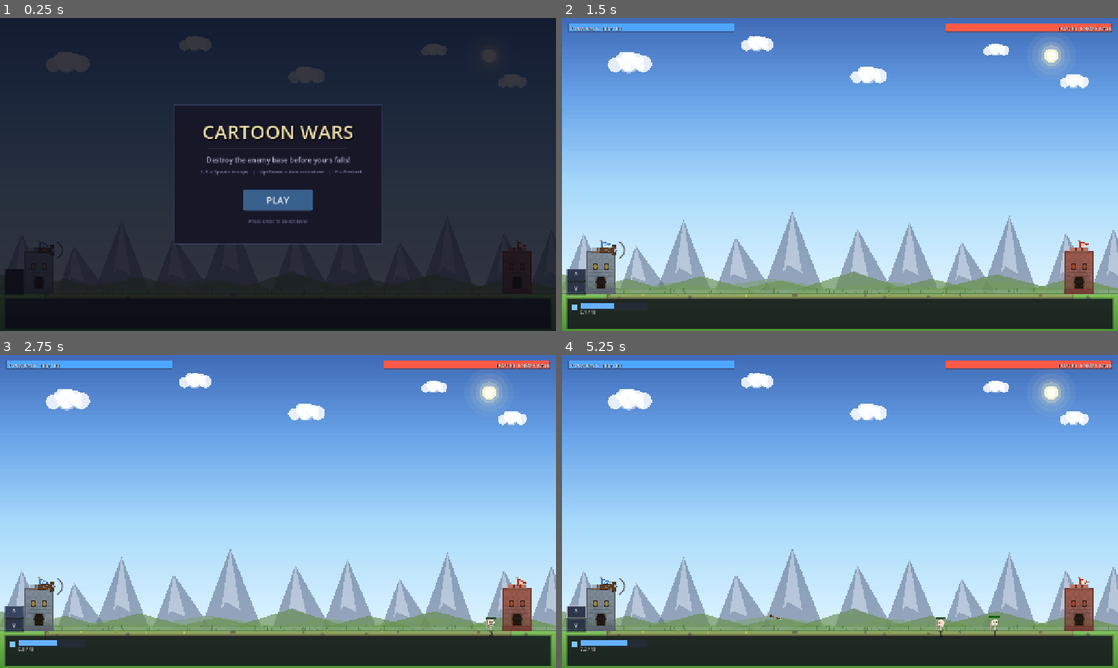
Above: before the commit, frames 1-4 (two rows, left to right).
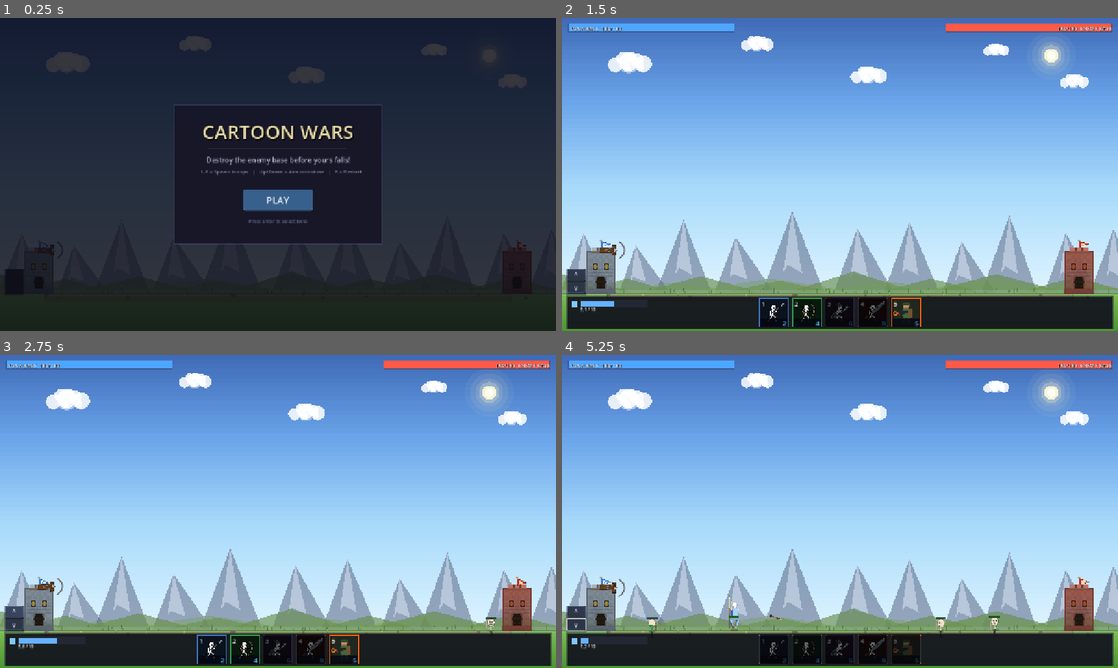
Above: after the commit, the same moments.

Repository: Caspian-X/cartoon-wars
Game: Godot game, scene res://scenes/main.tscn
Two runs of this game, one before a commit and one after it. Both use one fixed random seed, a clock stepped at 60 frames per second and the inputs below.
Inputs (mouse positions are in pixels of both pictures, inside the frame that each line leads up to):
- Up to frame 1 (0.25 s): no input
- Up to frame 2 (1.5 s): click "PLAY" at 0.5 s; click "The Beginning Repel the enemy…" at 1.25 s
- Up to frame 3 (2.75 s): click "^" at 2 s
- Up to frame 4 (5.25 s): click (773, 649) at 2.77 s; click "v" at 3.5 s; click (806, 649) at 4.27 s; tap Enter at 5, 5.1 s; move the mouse to (962, 495) at 5.02 s; hold Up from 5.03 s (still down); click (962, 495) at 5.17 s

The runs differ from the first frame. In frame 1, 0.4% of the frame differs, in the area x 1-99%, y 89-92%; in frame 2, 2.8%; in frame 3, 2.8%; in frame 4, 3.5%, in the area x 0-100%, y 71-99%.

Commit message:
added troop bar on the bottom

Diff:
--- /dev/null
+++ b/assets/sprites/flamer_portrait.svg
@@ -0,0 +1,12 @@
+<svg xmlns="http://www.w3.org/2000/svg" width="128" height="128" viewBox="0 0 128 128">
+  <rect width="128" height="128" fill="#20271f"/>
+  <circle cx="65" cy="34" r="16" fill="#c58c64"/>
+  <path d="M45 29h40l-5-13H51z" fill="#30482b"/>
+  <rect x="48" y="44" width="35" height="48" rx="8" fill="#49633b"/>
+  <rect x="80" y="47" width="17" height="43" rx="5" fill="#78502d"/>
+  <path d="M51 91h13v27H48zM69 91h13l3 27H70z" fill="#334d31"/>
+  <path d="M45 55l-19 14 5 8 23-9z" fill="#c58c64"/>
+  <rect x="20" y="62" width="52" height="14" rx="6" fill="#20262a" transform="rotate(-7 20 62)"/>
+  <rect x="11" y="63" width="17" height="13" rx="3" fill="#a73b20"/>
+  <circle cx="12" cy="70" r="8" fill="none" stroke="#d88b32" stroke-width="4"/>
+</svg>
--- a/scripts/hud.gd
+++ b/scripts/hud.gd
@@ -19,6 +19,7 @@
 var _mana_border: ColorRect
 var _mana_fill: ColorRect
 var _mana_label: Label
+var _bottom_tray: Control
 var _troop_buttons: Array = []
 var _menu_overlay: Control
 var _level_select_overlay: Control
@@ -31,6 +32,15 @@
 
 const VIEW_W := 1280.0
 const VIEW_H := 720.0
+const GROUND_Y := 634.0
+
+const TROOP_TILE_IMAGES := {
+	"spearman": "res://assets/sprites/spearman.png",
+	"bowman": "res://assets/sprites/bowman.png",
+	"wizard": "res://assets/sprites/wizard.png",
+	"broadsword": "res://assets/sprites/broadsword.png",
+	"soldier_flamethrower": "res://assets/sprites/flamer_portrait.svg",
+}
 
 
 func set_troop_data(arr: Array) -> void:
@@ -112,34 +122,34 @@
 
 
 func _build_bottom_tray() -> void:
-	var tray_y: float = VIEW_H - 72.0
-	var tray_h: float = 64.0
-
-	var tray := _styled_panel(Vector2(10.0, tray_y - 4.0), Vector2(VIEW_W - 20.0, tray_h + 8.0), Color(0.06, 0.06, 0.10, 0.75), Color(0.15, 0.15, 0.22, 0.4), 2.0)
-	_root.add_child(tray)
+	var tray_y: float = GROUND_Y + 4.0
+	var tray_h: float = VIEW_H - tray_y - 4.0
+
+	_bottom_tray = _styled_panel(Vector2(10.0, tray_y), Vector2(VIEW_W - 20.0, tray_h), Color(0.06, 0.06, 0.10, 0.82), Color(0.15, 0.15, 0.22, 0.55), 2.0)
+	_root.add_child(_bottom_tray)
 
 	_mana_icon = ColorRect.new()
 	_mana_icon.position = Vector2(12.0, 14.0)
 	_mana_icon.size = Vector2(14.0, 14.0)
 	_mana_icon.color = Color(0.50, 0.78, 1.0)
-	tray.add_child(_mana_icon)
+	_bottom_tray.add_child(_mana_icon)
 	var mana_border := ColorRect.new()
 	mana_border.position = Vector2(32.0, 10.0)
 	mana_border.size = Vector2(154.0, 18.0)
 	mana_border.color = Color(0.15, 0.18, 0.25, 0.6)
-	tray.add_child(mana_border)
+	_bottom_tray.add_child(mana_border)
 	_mana_fill = ColorRect.new()
 	_mana_fill.position = Vector2(34.0, 12.0)
 	_mana_fill.size = Vector2(150.0, 14.0)
 	_mana_fill.color = Color(0.40, 0.70, 1.0)
-	tray.add_child(_mana_fill)
-	_mana_label = _make_label(tray, Vector2(32.0, 26.0), 150.0, 10)
+	_bottom_tray.add_child(_mana_fill)
+	_mana_label = _make_label(_bottom_tray, Vector2(32.0, 26.0), 150.0, 10)
 
 	var n: int = _troop_data.size()
-	var bw: float = 80.0
-	var gap: float = 12.0
+	var bw: float = 68.0
+	var gap: float = 8.0
 	var total_w: float = n * bw + (n - 1) * gap
-	var start_x: float = (VIEW_W - total_w) * 0.5
+	var start_x: float = (VIEW_W - 20.0 - total_w) * 0.5
 
 	var btn_colors := [
 		Color(0.25, 0.45, 0.75),
@@ -153,37 +163,53 @@
 		var d: Dictionary = _troop_data[i]
 		var col: Color = btn_colors[i] if i < btn_colors.size() else Color(0.3, 0.3, 0.4)
 		var btn_container := _styled_panel(
-			Vector2(start_x + i * (bw + gap), 6.0),
-			Vector2(bw, 50.0),
-			Color(col.r * 0.15, col.g * 0.15, col.b * 0.15, 0.85),
-			col * 0.6,
-			1.5
+			Vector2(start_x + i * (bw + gap), 5.0),
+			Vector2(bw, bw),
+			Color(col.r * 0.12, col.g * 0.12, col.b * 0.12, 0.96),
+			col,
+			2.0
 		)
+		btn_container.clip_contents = true
+		_bottom_tray.add_child(btn_container)
+
+		var image := TextureRect.new()
+		image.position = Vector2(4.0, 4.0)
+		image.size = Vector2(bw - 8.0, bw - 8.0)
+		image.expand_mode = TextureRect.EXPAND_IGNORE_SIZE
+		image.stretch_mode = TextureRect.STRETCH_KEEP_ASPECT_CENTERED
+		image.mouse_filter = Control.MOUSE_FILTER_IGNORE
+		var image_path: String = String(TROOP_TILE_IMAGES.get(String(d.get("key", "")), ""))
+		if not image_path.is_empty():
+			image.texture = load(image_path)
+		btn_container.add_child(image)
+
+		var shade := ColorRect.new()
+		shade.position = Vector2(2.0, bw - 20.0)
+		shade.size = Vector2(bw - 4.0, 18.0)
+		shade.color = Color(0.02, 0.03, 0.07, 0.82)
+		shade.mouse_filter = Control.MOUSE_FILTER_IGNORE
+		btn_container.add_child(shade)
+
+		var key_label := _make_label(btn_container, Vector2(5.0, 3.0), 18.0, 15)
+		key_label.text = str(i + 1)
+		key_label.add_theme_color_override("font_color", Color.WHITE)
+		key_label.mouse_filter = Control.MOUSE_FILTER_IGNORE
+
+		var cost_label := _make_label(btn_container, Vector2(5.0, bw - 20.0), bw - 10.0, 15)
+		cost_label.text = str(int(d.get("cost", 0)))
+		cost_label.horizontal_alignment = HORIZONTAL_ALIGNMENT_RIGHT
+		cost_label.add_theme_color_override("font_color", Color(0.35, 0.72, 1.0))
+		cost_label.mouse_filter = Control.MOUSE_FILTER_IGNORE
 		var btn := Button.new()
 		btn.set_anchors_preset(Control.PRESET_FULL_RECT)
-		btn.text = "%s\n%d" % [String(d.get("name", "?")), int(d.get("cost", 0))]
-		btn.add_theme_font_size_override("font_size", 12)
-		btn.add_theme_color_override("font_color", Color(0.9, 0.9, 0.95))
-		btn.add_theme_color_override("font_color_disabled", Color(0.4, 0.4, 0.5))
+		btn.tooltip_text = "%d: %s (%d mana)" % [i + 1, String(d.get("name", "?")), int(d.get("cost", 0))]
 		btn.add_theme_stylebox_override("normal", _empty_sb())
-		btn.add_theme_stylebox_override("pressed", _empty_sb())
-		btn.add_theme_stylebox_override("hover", _empty_sb())
-		btn.add_theme_stylebox_override("disabled", _empty_sb())
+		btn.add_theme_stylebox_override("pressed", _btn_sb(Color(0.25, 0.55, 0.9, 0.28), Color(0.45, 0.8, 1.0, 0.8)))
+		btn.add_theme_stylebox_override("hover", _btn_sb(Color(0.3, 0.65, 1.0, 0.15), Color(0.5, 0.82, 1.0, 0.75)))
+		btn.add_theme_stylebox_override("disabled", _btn_sb(Color(0.02, 0.02, 0.03, 0.62), Color(0.18, 0.18, 0.22, 0.9)))
 		btn.pressed.connect(_on_troop_btn.bind(i))
 		btn_container.add_child(btn)
 		_troop_buttons.append(btn)
-
-		if i < _troop_data.size():
-			var lbl := _make_label(btn_container, Vector2(0.0, 0.0), bw, 11)
-			lbl.text = String(data(i, "name", ""))
-			lbl.horizontal_alignment = HORIZONTAL_ALIGNMENT_CENTER
-			lbl.vertical_alignment = VERTICAL_ALIGNMENT_CENTER
-			lbl.position.y = 6.0
-
-			var cost_lbl := _make_label(btn_container, Vector2(0.0, 22.0), bw, 11)
-			cost_lbl.text = "💰 %d" % [data(i, "cost", 0)]
-			cost_lbl.horizontal_alignment = HORIZONTAL_ALIGNMENT_CENTER
-			cost_lbl.vertical_alignment = VERTICAL_ALIGNMENT_CENTER
 
 
 func data(idx: int, key: String, default) -> Variant:
@@ -504,7 +530,7 @@
 
 
 func set_gameplay_visible(v: bool) -> void:
-	for n in [_player_bar_container, _enemy_bar_container, _mana_icon, _mana_border, _mana_fill, _mana_label, _aim_up, _aim_down]:
+	for n in [_player_bar_container, _enemy_bar_container, _bottom_tray, _aim_up, _aim_down]:
 		if is_instance_valid(n):
 			n.visible = v
 	for b in _troop_buttons:
Not shown, added: assets/sprites/flamer_portrait.svg.import
Not shown, changed: docs/gamespec.md
